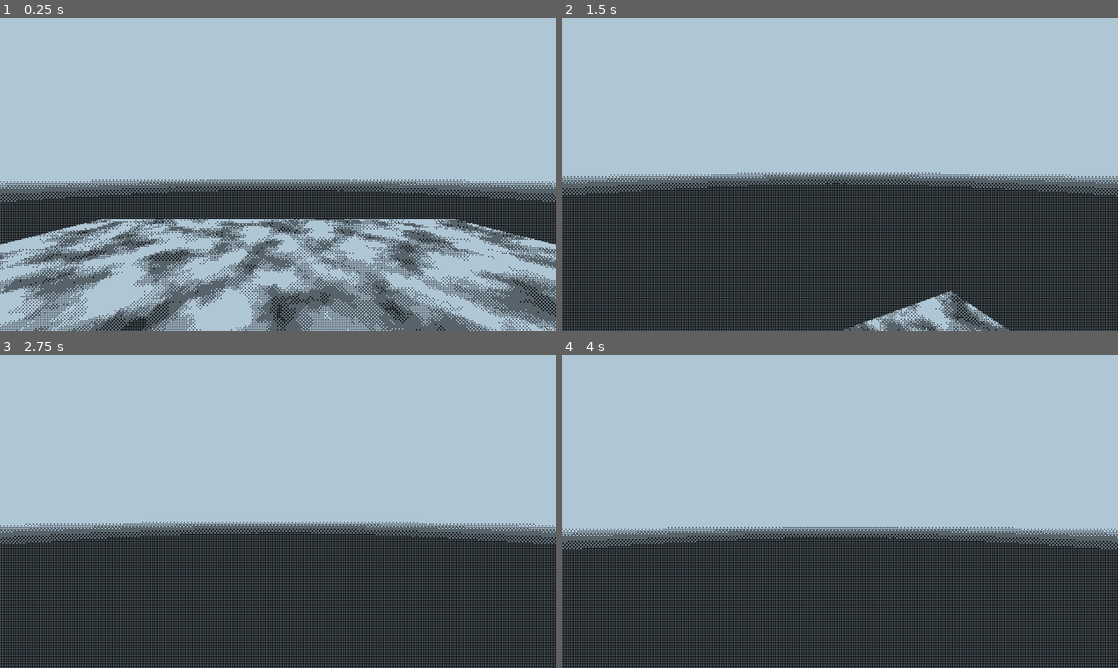
Above: before the commit, frames 1-4 (two rows, left to right).
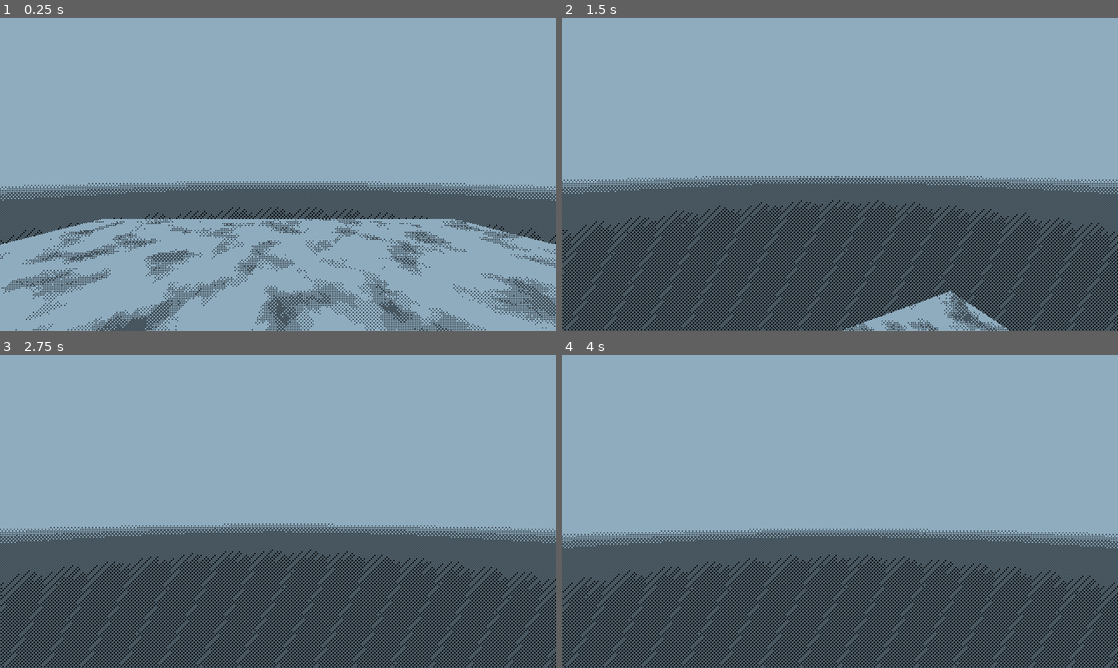
Above: after the commit, the same moments.

Repository: Bittorn/Godot-Starting-Line
Game: Godot game, scene res://scenes/testing_3d.tscn
Two runs of this game, one before a commit and one after it. Both use one fixed random seed, a clock stepped at 60 frames per second and the inputs below. This scene is started directly instead of the project's main scene.
Inputs (mouse positions are in pixels of both pictures, inside the frame that each line leads up to):
- Up to frame 1 (0.25 s): no input
- Up to frame 2 (1.5 s): move the mouse to (834, 180) at 0.52 s; hold C (crouch) 0.53-1.28 s; hold W (move_up) from 0.53 s (still down); tap Space (jump) at 0.77 s; move the mouse to (878, 177) at 1.27 s; tap Shift (sprint) at 1.35 s
- Up to frame 3 (2.75 s): keep holding W (move_up); tap Space (jump) at 1.52 s; move the mouse to (233, 508) at 2.02 s; hold Mouse wheel up (zoom_in) from 2.03 s (still down)
- Up to frame 4 (4 s): tap Enter at 2.75 s; move the mouse to (845, 511) at 2.77 s; release W (move_up) at 2.78 s; release Mouse wheel up (zoom_in) at 2.78 s; hold A (move_left) 2.78-3.53 s; tap Mouse wheel down (zoom_out) at 2.85 s; tap Space (jump) at 3.02, 3.77 s; tap Middle mouse button (zoom_reset) at 3.5 s; move the mouse to (817, 505) at 3.52 s; hold W (move_up) from 3.53 s (still down); hold C (crouch) from 3.53 s (still down)

The runs differ from the first frame. In frame 1, 85% of the frame differs, in the area x 0-100%, y 0-100%; in frame 2, 70%; in frame 3, 71%; in frame 4, 73%.

Commit message:
rendering device change for easy hdr support

Diff:
--- a/project.godot
+++ b/project.godot
@@ -95,6 +95,9 @@
 [rendering]
 
 textures/canvas_textures/default_texture_filter=0
+rendering_device/driver.windows="d3d12"
+rendering_device/driver.ios="vulkan"
+rendering_device/driver.macos="vulkan"
 renderer/rendering_method="gl_compatibility"
 renderer/rendering_method.mobile="gl_compatibility"
 textures/vram_compression/import_etc2_astc=true
--- a/shaders/1bit_dither_shader.tres
+++ b/shaders/1bit_dither_shader.tres
@@ -7,6 +7,6 @@
 shader_parameter/dithering = true
 shader_parameter/dithering_size = 16
 shader_parameter/resolution_scale = 2
-shader_parameter/threshold = 80.0
-shader_parameter/white = Color(0.6861275, 0.7761447, 0.8335376, 1)
+shader_parameter/threshold = 50.0
+shader_parameter/white = Color(0.5586785, 0.6733208, 0.7472254, 1)
 shader_parameter/black = Color(0, 0, 0, 1)
